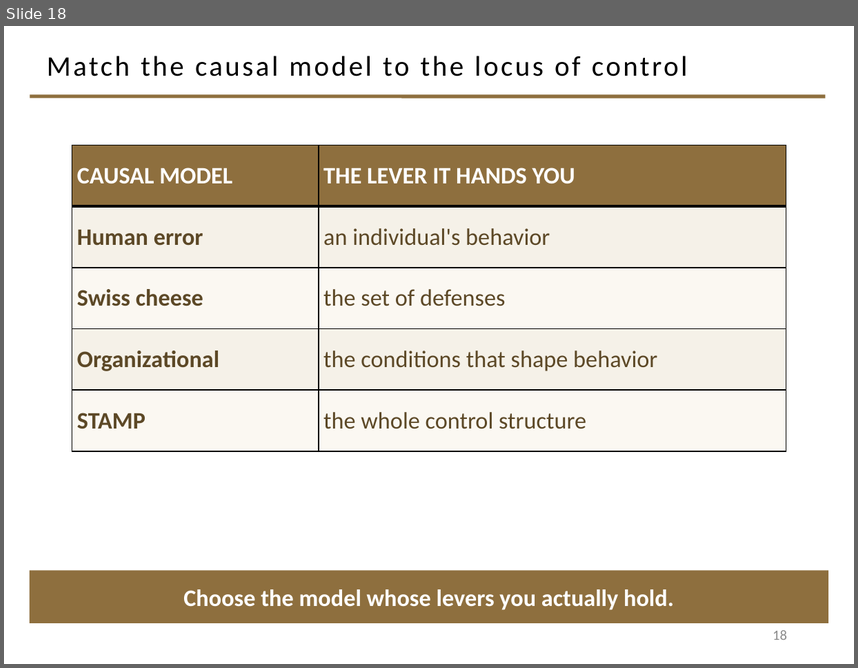
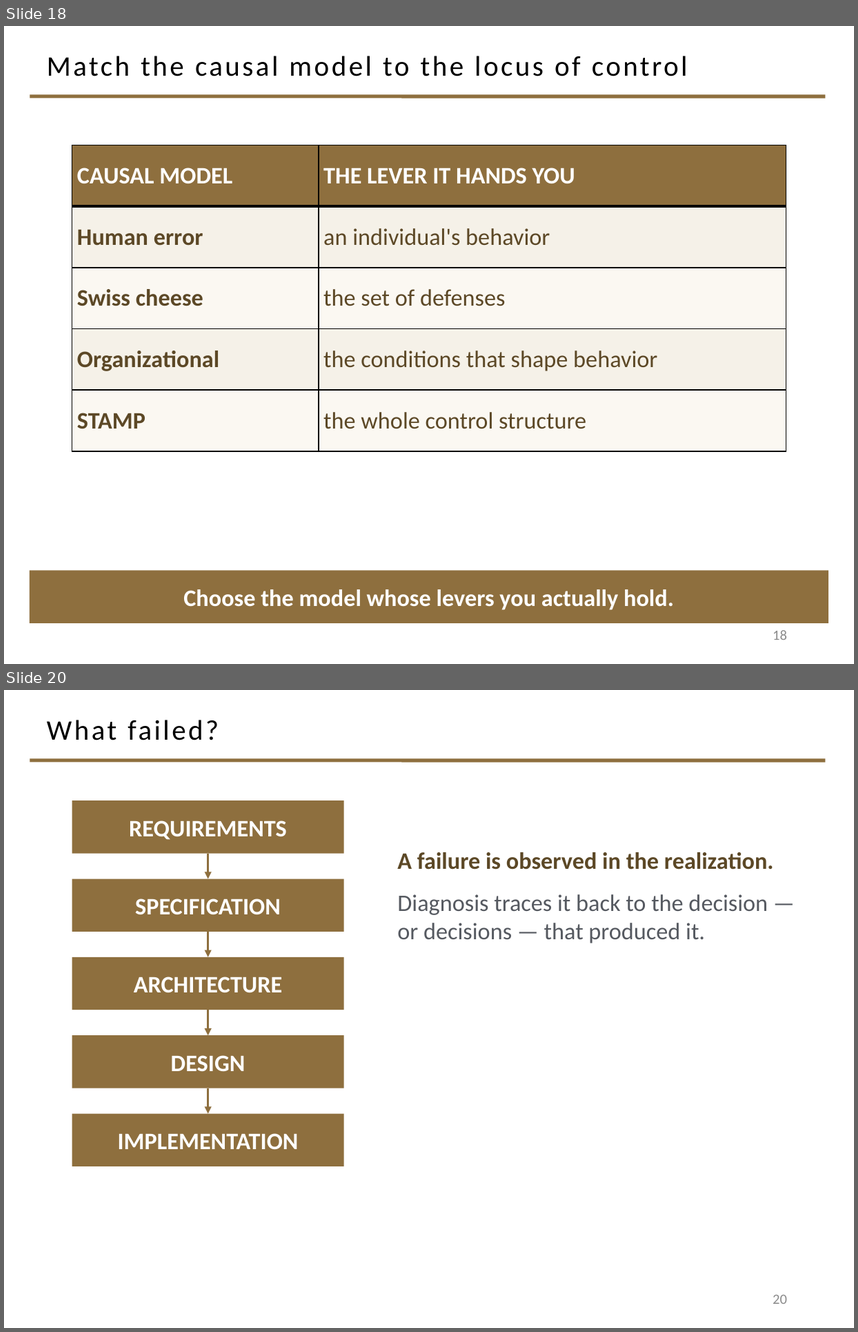
Before and after one commit to davisjam/model-based-agentic-software-engineering, a slide deck: course/lectures/act-2-delegation-and-control/04-failure-aware-engineering/2-4-Failure-Aware-Engineering.pptx. Shown one above the other, each under a label of ours: slide 18 before the commit, slides 18 and 20 after it; the slides between them are not shown. The pictures are 858x668 and 858x1332 pixels, drawn with LibreOffice and Linux fonts; fonts in the diff are those of the drawing; background and template pictures are left out. Boxes give left, top, right and bottom in pixels: in the first picture for what was removed or moved away, otherwise in the second. Text is boxed around its words. In the diff, an @@ line names an element or a change of style, - is before the commit and + after.

Commit message:
deck 2-4: movement 3 — diagnose the failure + convert to engineering knowledge (slides 19-30)

```diff
--- a/course/lectures/act-2-delegation-and-control/04-failure-aware-engineering/2-4-Failure-Aware-Engineering.pptx
+++ b/course/lectures/act-2-delegation-and-control/04-failure-aware-engineering/2-4-Failure-Aware-Engineering.pptx
@@ slide 20 added at <box>4,690,854,1328</box>, background #FFFFFF; not listed: 1 template element that a slide beside it also shows @@
@@ title added at <box>47,720,219,740</box>, 24 pt, text #000000 @@
+What failed?
@@ rectangle added at <box>72,800,344,854</box>, fill #8E6F3E, 20 pt, text #FFFFFF, bold @@
+REQUIREMENTS
@@ arrow added from (208, 854) to (208, 879), #8E6F3E 1.5 pt @@
@@ text added at <box>397,852,774,943</box>, 20 pt, text #555960 @@
+A failure is observed in the realization.
+Diagnosis traces it back to the decision — or decisions — that produced it.
@@ rectangle added at <box>72,879,344,931</box>, fill #8E6F3E, 20 pt, text #FFFFFF, bold @@
+SPECIFICATION
@@ arrow added from (208, 931) to (208, 957), #8E6F3E 1.5 pt @@
@@ rectangle added at <box>72,957,344,1009</box>, fill #8E6F3E, 20 pt, text #FFFFFF, bold @@
+ARCHITECTURE
@@ arrow added from (208, 1009) to (208, 1035), #8E6F3E 1.5 pt @@
@@ rectangle added at <box>72,1035,344,1088</box>, fill #8E6F3E, 20 pt, text #FFFFFF, bold @@
+DESIGN
@@ arrow added from (208, 1088) to (208, 1114), #8E6F3E 1.5 pt @@
@@ rectangle added at <box>72,1114,344,1166</box>, fill #8E6F3E, 20 pt, text #FFFFFF, bold @@
+IMPLEMENTATION
@@ page number added at <box>773,1294,787,1303</box>, 12 pt, text #8C8C8C @@
+20
```
Also in this commit, not shown: 11 other slides added.
